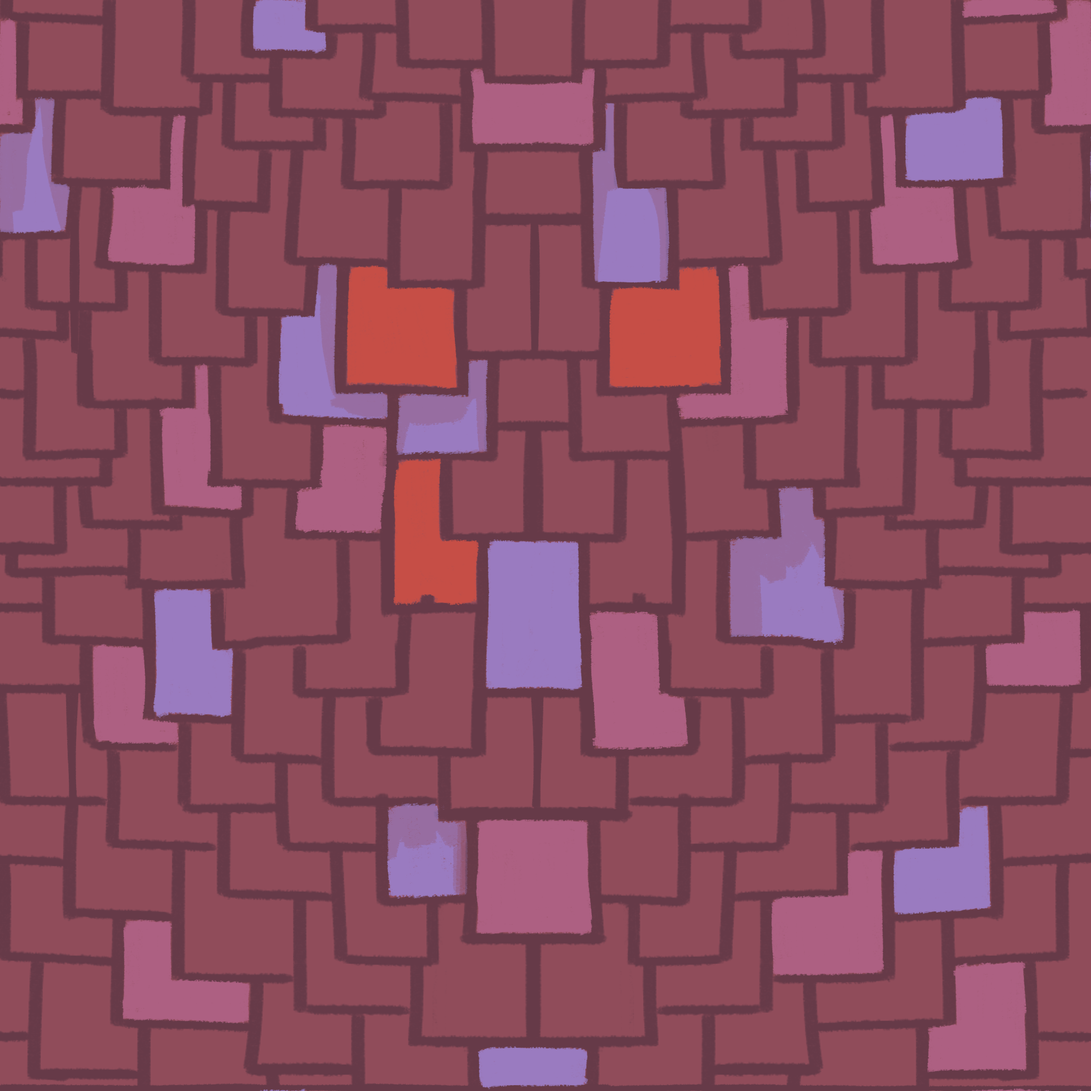
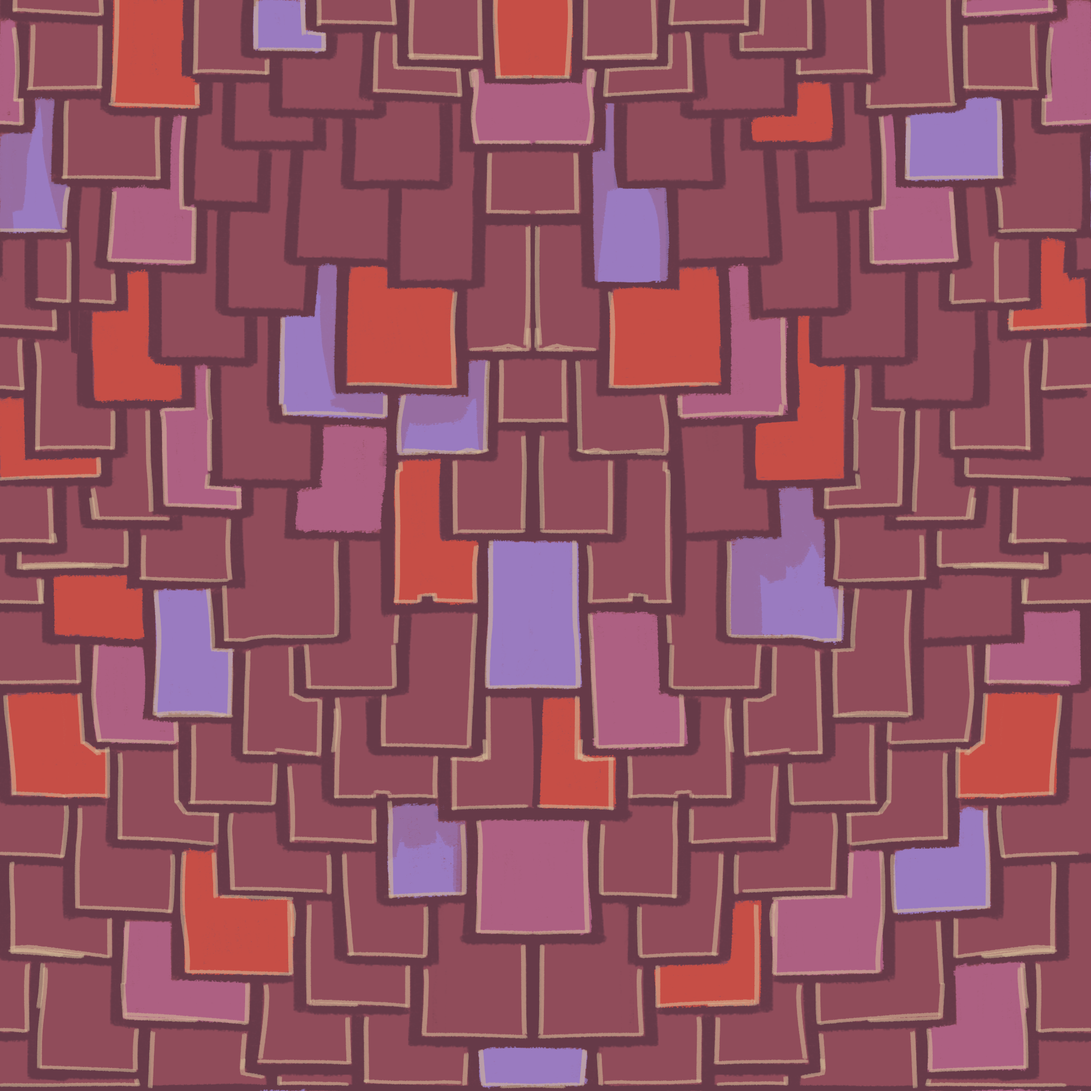
Layer changes from the first 1091px x 1091px image to the second:
added layer "Pintar camada 2" above "Pintar camada 1" over left=0, top=0, right=1091, bottom=1090
painted on "Pintar camada 1" over left=0, top=0, right=1091, bottom=1090
painted on "Pintar camada 1 Mescladas" over left=0, top=0, right=1091, bottom=1090
